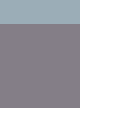
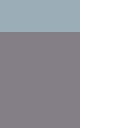
Layered file, before and after one edit (128x128). Changes by layer:
painted on "Cubicle" over [0, 24, 80, 128]
